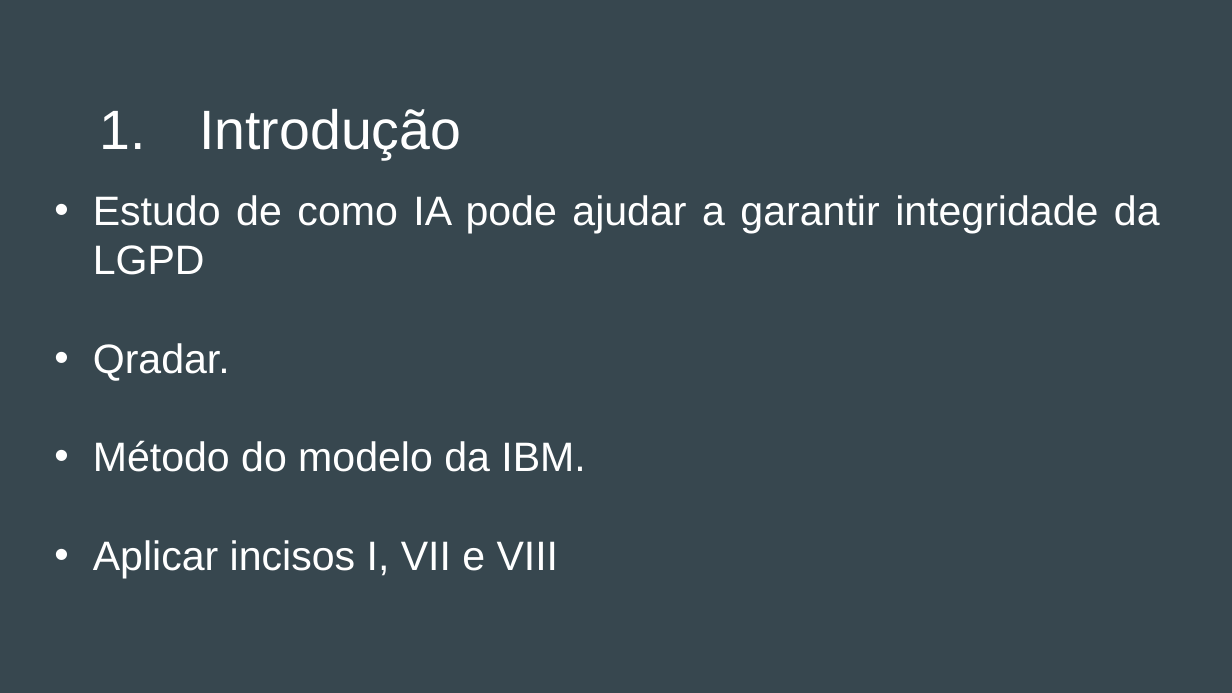
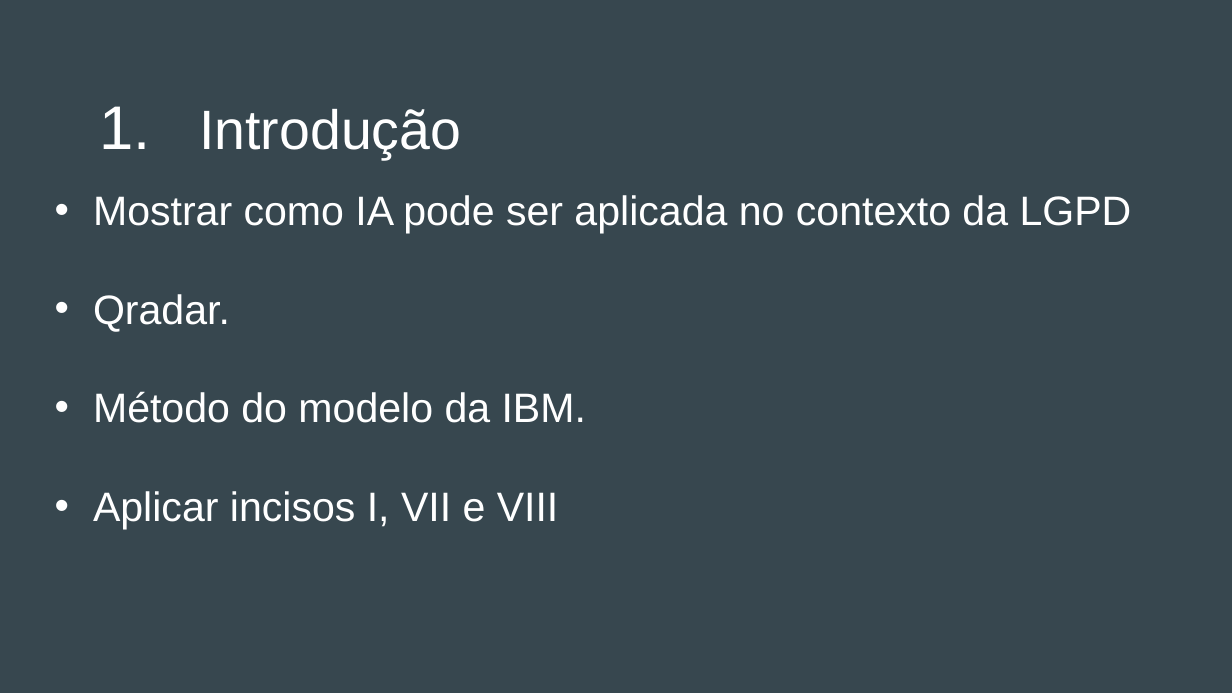
Before and after one commit to Dom-Juan/TCC-3, a slide deck: slide 4 of Apresentação do TCC 3 - Final.pptx. Drawn at 1232x693 pixels with LibreOffice and Linux fonts; fonts in the diff are those of the drawing. Boxes give left, top, right and bottom in pixels: in the first picture for what was removed or moved away, otherwise in the second. Text is boxed around its words. In the diff, an @@ line names an element or a change of style, - is before the commit and + after.

Commit message:
[Revisão Aritog] - Melhorado Introdução, Resumo e Metodologia

```diff
--- a/Apresentação do TCC 3 - Final.pptx
+++ b/Apresentação do TCC 3 - Final.pptx
@@ text at (93, 195, 1132, 234): text changed @@
-• Estudo de como IA pode ajudar a garantir integridade da LGPD
+• Mostrar como IA pode ser aplicada no contexto da LGPD
```
Also in this commit, not shown: 5 other slides changed, 3 other files.
